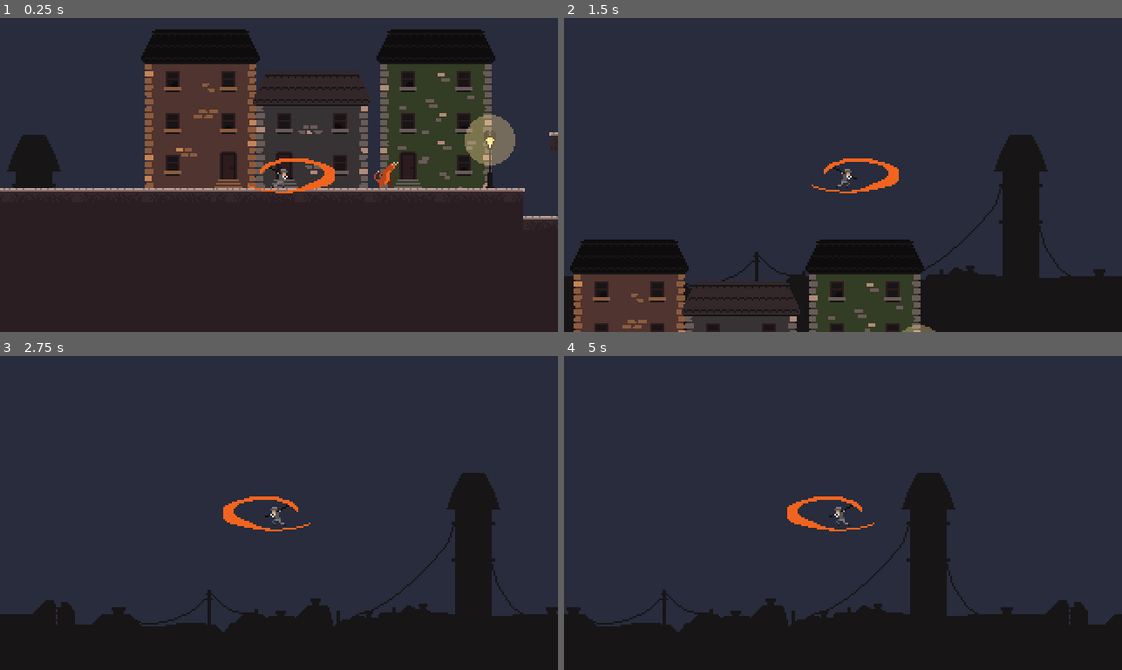
Above: before the commit, frames 1-4 (two rows, left to right).
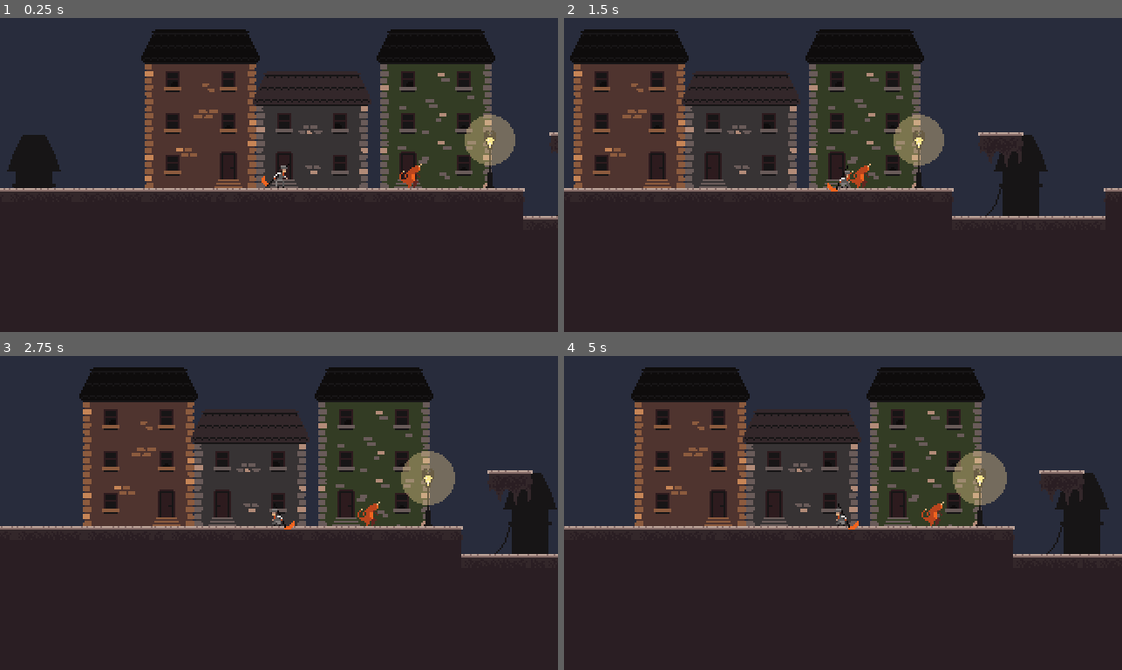
Above: after the commit, the same moments.

Repository: Gabrijel-Cobanov/Eestec_Starter_Project
Game: Godot game, scene res://Levels/RD/RD.tscn
Same seed, same stepped clock (60 frames per second), same inputs: the game is played once before the commit and once after it. This scene is started directly instead of the project's main scene.
Inputs:
- Up to frame 1 (0.25 s): no input
- Up to frame 2 (1.5 s): tap Enter (ui_accept) at 0.5 s; hold D (right) from 0.53 s (still down); tap Space (jump) at 0.6, 0.77, 1.07, 1.35 s
- Up to frame 3 (2.75 s): tap Space (jump) at 1.52, 1.82, 2.1 s; release D (right) at 2.03 s; hold A (left) from 2.03 s (still down)
- Up to frame 4 (5 s): release A (left) at 2.78 s; hold D (right) 2.78-4.28 s; tap Space (jump) at 2.85, 3.02, 3.32, 3.6, 3.77, 4.07, 4.35, 4.52, 4.82 s; hold A (left) from 4.28 s (still down)

The runs differ from the first frame. In frame 1, 0.8% of the frame differs, in the area x 44-76%, y 44-56%; in frame 2, 46%, in the area x 0-100%, y 3-100%; in frame 3, 45%; in frame 4, 43%.

Commit message:
Made crude idle, jump and run states for the player
- Made it all animated
- Still needs detail work, like variable jump height and jump buffering, as well as coyote time
- The attack states still need to be made

Diff:
--- a/Entities/Enemies/Imp/Imp.tscn
+++ b/Entities/Enemies/Imp/Imp.tscn
@@ -9,17 +9,48 @@
 [ext_resource type="Script" path="res://Entities/Enemies/MeleeEnemyStateMachine/States/MEAttackState.gd" id="7_ei0yl"]
 [ext_resource type="Script" path="res://Entities/Enemies/MeleeEnemyStateMachine/States/MEMoveState.gd" id="7_mw3k7"]
 
+[sub_resource type="CircleShape2D" id="CircleShape2D_36pfw"]
+radius = 8.0
+
+[sub_resource type="RectangleShape2D" id="RectangleShape2D_ep45r"]
+size = Vector2(10, 14)
+
 [sub_resource type="RectangleShape2D" id="RectangleShape2D_tl53j"]
 size = Vector2(8, 14)
 
 [sub_resource type="Animation" id="Animation_0iph8"]
 resource_name = "attack"
+length = 0.6
+tracks/0/type = "value"
+tracks/0/imported = false
+tracks/0/enabled = true
+tracks/0/path = NodePath("ImpSpritesheet:frame")
+tracks/0/interp = 1
+tracks/0/loop_wrap = true
+tracks/0/keys = {
+"times": PackedFloat32Array(0, 0.6),
+"transitions": PackedFloat32Array(1, 1),
+"update": 0,
+"values": [39, 45]
+}
 
 [sub_resource type="Animation" id="Animation_tbcn4"]
 resource_name = "death"
 
 [sub_resource type="Animation" id="Animation_dxx1v"]
 resource_name = "idle"
+tracks/0/type = "value"
+tracks/0/imported = false
+tracks/0/enabled = true
+tracks/0/path = NodePath("ImpSpritesheet:frame")
+tracks/0/interp = 1
+tracks/0/loop_wrap = true
+tracks/0/keys = {
+"times": PackedFloat32Array(0),
+"transitions": PackedFloat32Array(1),
+"update": 1,
+"values": [0]
+}
 
 [sub_resource type="Animation" id="Animation_qh31e"]
 resource_name = "move"
@@ -32,6 +63,12 @@
 "move": SubResource("Animation_qh31e")
 }
 
+[sub_resource type="RectangleShape2D" id="RectangleShape2D_2t28a"]
+size = Vector2(120, 16)
+
+[sub_resource type="RectangleShape2D" id="RectangleShape2D_eas0x"]
+size = Vector2(38, 14)
+
 [node name="Imp" type="CharacterBody2D" groups=["enemies"]]
 collision_layer = 2
 collision_mask = 12
@@ -39,9 +76,24 @@
 [node name="HealthComponent" type="Node2D" parent="."]
 script = ExtResource("1_enyld")
 
-[node name="AttackComponent" type="Node2D" parent="." node_paths=PackedStringArray("CB2D")]
+[node name="AttackComponent" type="Node2D" parent="." node_paths=PackedStringArray("CB2D", "contact", "side")]
 script = ExtResource("2_1oqk3")
 CB2D = NodePath("..")
+contact = NodePath("Contact")
+side = NodePath("Side")
+
+[node name="Side" type="Area2D" parent="AttackComponent"]
+
+[node name="CollisionShape2D" type="CollisionShape2D" parent="AttackComponent/Side"]
+position = Vector2(9, -2)
+shape = SubResource("CircleShape2D_36pfw")
+debug_color = Color(0.823529, 0.0588235, 0.270588, 0.419608)
+
+[node name="Contact" type="Area2D" parent="AttackComponent"]
+
+[node name="CollisionShape2D" type="CollisionShape2D" parent="AttackComponent/Contact"]
+shape = SubResource("RectangleShape2D_ep45r")
+debug_color = Color(0.796078, 0, 0.368627, 0.419608)
 
 [node name="CB2D collision" type="CollisionShape2D" parent="."]
 shape = SubResource("RectangleShape2D_tl53j")
@@ -53,6 +105,7 @@
 texture = ExtResource("1_bkuf1")
 hframes = 13
 vframes = 5
+frame = 39
 
 [node name="AnimationPlayer" type="AnimationPlayer" parent="Visuals"]
 libraries = {
@@ -63,12 +116,31 @@
 
 [node name="ControlAreas" type="Node2D" parent="."]
 
+[node name="PursueArea" type="Area2D" parent="ControlAreas"]
+
+[node name="CollisionShape2D" type="CollisionShape2D" parent="ControlAreas/PursueArea"]
+shape = SubResource("RectangleShape2D_2t28a")
+debug_color = Color(0.745098, 0.454902, 0.231373, 0.419608)
+
 [node name="AttackArea" type="Area2D" parent="ControlAreas"]
 
-[node name="PursueArea" type="Area2D" parent="ControlAreas"]
+[node name="CollisionShape2D" type="CollisionShape2D" parent="ControlAreas/AttackArea"]
+shape = SubResource("RectangleShape2D_eas0x")
+debug_color = Color(0.988235, 0.301961, 0.52549, 0.419608)
 
-[node name="MeeleeEnemySM" type="Node2D" parent="."]
+[node name="MeeleeEnemySM" type="Node2D" parent="." node_paths=PackedStringArray("pursue_area", "attack_area", "CB2D", "health_component", "kb_timer", "attack_timer", "idle", "move", "attack", "death")]
 script = ExtResource("4_sl2bf")
+pursue_area = NodePath("../ControlAreas/PursueArea")
+attack_area = NodePath("../ControlAreas/AttackArea")
+attack_anim_duration = 0.6
+CB2D = NodePath("..")
+health_component = NodePath("../HealthComponent")
+kb_timer = NodePath("../Timers/KBTimer")
+attack_timer = NodePath("../Timers/AttackTimer")
+idle = NodePath("MEIdleState")
+move = NodePath("MEMoveState")
+attack = NodePath("MEAttackState")
+death = NodePath("MEDeathState")
 
 [node name="MEIdleState" type="Node2D" parent="MeeleeEnemySM"]
 script = ExtResource("5_wugd6")
--- a/Entities/Enemies/MeleeEnemyStateMachine/MeeleeEnemySM.gd
+++ b/Entities/Enemies/MeleeEnemyStateMachine/MeeleeEnemySM.gd
@@ -2,17 +2,22 @@
 class_name MeeleeEnemySM
 
 @export var enemy_name: String = "Imp"
+@export var pursue_area: Area2D
+@export var attack_area: Area2D
+@export var attack_anim_duration: float
+@export var death_anim_duration: float
 
 # Nodes
-@onready var CB2D = $".."
-@onready var health_component: HealthComponent = $"../HealthComponent"
-@onready var kb_timer = $"../Timers/KBTimer"
+@export var CB2D: CharacterBody2D
+@export var health_component: HealthComponent
+@export var kb_timer: Timer
+@export var attack_timer: Timer
 
 # States
-@onready var idle = $MEIdleState
-@onready var move= $MEMoveState
-@onready var attack = $MEAttackState
-@onready var death = $MEDeathState
+@export var idle: MEIdleState
+@export var move: MEMoveState
+@export var attack: MEAttackState
+@export var death: MEDeathState
 
 var current_state: MeeleeEnemyBaseState
 
@@ -20,29 +25,37 @@
 var nf: float = 500 # normalization factor
 var GRAVITY: int = ProjectSettings.get_setting("physics/2d/default_gravity")
 @export var movement_speed: float = 7
+@export var lunge_force: float = 4
 
 # flags
 var is_active: bool = true
 var is_facing_right: bool = true
 var is_being_knocked_back: bool = false # this will be used to control the velocity
+var should_pursue_player: bool = false
+var should_attack_player: bool = false
+var can_attack: bool = true
 
 func _ready():
 	health_component.hurt.connect(on_hurt)
 	kb_timer.timeout.connect(on_kb_time_out)
+	attack_timer.timeout.connect(func(): can_attack = true)
+
+	pursue_area.body_entered.connect(func(body): should_pursue_player = true)
+	pursue_area.body_exited.connect(func(body): should_pursue_player = false)
+
+	attack_area.body_entered.connect(func(body): should_attack_player = true)
+	attack_area.body_exited.connect(func(body): should_attack_player = false)
 
 	current_state = idle
 
 func _process(delta):
+	flip()
 	current_state.update(self)
 
 func _physics_process(delta):
 	current_state.physics_update(delta, self)
 	if !CB2D.is_on_floor():
 		CB2D.velocity.y += GRAVITY
-
-	# perhaps change
-	if not is_being_knocked_back:
-		update_velocity(delta)
 
 	CB2D.move_and_slide()
 
@@ -52,10 +65,18 @@
 	new_state.enter(self)
 
 func flip():
-	pass
+	if CB2D.velocity.x < 0 and is_facing_right:
+		CB2D.scale *= -1
+		is_facing_right = !is_facing_right
+	elif CB2D.velocity.x > 0 and !is_facing_right:
+		CB2D.scale *= -1
+		is_facing_right = !is_facing_right
 
-func update_velocity(delta: float):
-	CB2D.velocity.x = -movement_speed * nf * delta
+func update_velocity_x(velocity_x: float, delta: float):
+	if is_being_knocked_back:
+		return
+
+	CB2D.velocity.x = velocity_x * nf * delta
 
 func reset_velocity_x():
 	CB2D.velocity.x = 0
--- a/Entities/Player/Player.tscn
+++ b/Entities/Player/Player.tscn
@@ -326,7 +326,7 @@
 texture = ExtResource("1_cmuam")
 hframes = 10
 vframes = 26
-frame = 143
+frame = 130
 
 [node name="AnimationPlayer" type="AnimationPlayer" parent="Visuals"]
 libraries = {
--- a/Entities/Player/State Machine/PlayerStateMachine.gd
+++ b/Entities/Player/State Machine/PlayerStateMachine.gd
@@ -8,6 +8,7 @@
 @onready var CB2D = $".."
 @onready var coyote_timer = $"../Timers/CoyoteTimer"
 @onready var jump_buffer = $"../Timers/JumpBuffer"
+@onready var animation_player = $"../Visuals/AnimationPlayer"
 
 
 # States
@@ -33,10 +34,10 @@
 
 # Flags
 var is_facing_right: bool = true
-var jump_pressed: bool = true
 var can_jump: bool = true
-var should_jump: bool = true
+var jump_buffer_has_time_left: bool = true
 var can_attack: bool = true
+var is_grounded: bool = true
 
 func _ready():
 	current_state = idle
@@ -44,18 +45,11 @@
 func _process(delta):
 	input_direction = Input.get_vector("left", "right", "up", "down").normalized()
 
-	if CB2D.is_on_floor():
-		coyote_timer.wait_time = coyote_time
-		jump_buffer.wait_time = jump_buffer_time
-	elif !CB2D.is_on_floor() and coyote_timer.time_left == 0.2:
-		print_debug("Starting timer")
-		coyote_timer.start()
-
-	if Input.is_action_just_pressed("jump"):
+	if Input.is_action_just_pressed("jump") and !is_grounded:
 		jump_buffer.start()
 
 	can_jump = coyote_timer.time_left >= 0
-	should_jump = jump_buffer.time_left >= 0
+	jump_buffer_has_time_left = jump_buffer.time_left >= 0
 
 
 	flip()
@@ -65,11 +59,10 @@
 	current_state.physics_update(delta, self)
 	if !CB2D.is_on_floor():
 		CB2D.velocity.y += GRAVITY * delta # important detail!!!!
+		is_grounded = false
+	else:
+		is_grounded = true
 
-	if Input.is_action_just_pressed("jump") and can_jump and should_jump:
-		CB2D.velocity.y =  jump_force * nf/44
-
-	CB2D.velocity.x = input_direction.x * movement_speed * nf * delta
 	CB2D.move_and_slide()
 
 
@@ -88,3 +81,9 @@
 	elif !is_facing_right and input_direction.x > 0:
 		CB2D.scale.x *= -1
 		is_facing_right = !is_facing_right
+
+func jump():
+	CB2D.velocity.y =  jump_force * nf/44
+
+func move_horizontally(delta: float):
+	CB2D.velocity.x = input_direction.x * movement_speed * nf * delta
--- a/Entities/Player/State Machine/States/PlayerIdle.gd
+++ b/Entities/Player/State Machine/States/PlayerIdle.gd
@@ -2,13 +2,22 @@
 class_name PlayerIdle
 
 func enter(ctx: PlayerStateMachine):
-	pass
+	ctx.CB2D.velocity.x = 0
+	ctx.animation_player.play("idle")
 
 func update(ctx: PlayerStateMachine):
-	pass
+	check_transitions(ctx)
 
-func physics_update(_delta:float, ctx: PlayerStateMachine):
+func physics_update(delta:float, ctx: PlayerStateMachine):
 	pass
 
 func exit(ctx: PlayerStateMachine):
 	pass
+
+func check_transitions(ctx: PlayerStateMachine):
+	if Input.is_action_just_pressed("jump"):
+		ctx.switch_state(ctx.jump_start)
+	elif ctx.input_direction.x != 0:
+		ctx.switch_state(ctx.run)
+	elif !ctx.is_grounded:
+		ctx.switch_state(ctx.jump_middle)
--- a/Entities/Player/State Machine/States/PlayerJumpEnd.gd
+++ b/Entities/Player/State Machine/States/PlayerJumpEnd.gd
@@ -1,14 +1,31 @@
 extends PlayerBaseState
 class_name PlayerJumpEnd
 
+var anim_duration: float
+var anim_length: float = 0.3
+
 func enter(ctx: PlayerStateMachine):
-	pass
+	anim_duration = anim_length
+	ctx.animation_player.play("jump_end")
 
 func update(ctx: PlayerStateMachine):
 	pass
 
-func physics_update(_delta:float, ctx: PlayerStateMachine):
-	pass
+func physics_update(delta:float, ctx: PlayerStateMachine):
+	ctx.move_horizontally(delta)
+	anim_duration -= delta
+	if anim_duration <= 0:
+		check_transitions(ctx)
 
 func exit(ctx: PlayerStateMachine):
 	pass
+
+func check_transitions(ctx: PlayerStateMachine):
+	if Input.is_action_just_pressed("jump"):
+		ctx.switch_state(ctx.jump_start)
+	elif ctx.input_direction.x != 0:
+		ctx.switch_state(ctx.run)
+	elif !ctx.is_grounded:
+		ctx.switch_state(ctx.jump_middle)
+	else:
+		ctx.switch_state(ctx.idle)
--- a/Entities/Player/State Machine/States/PlayerJumpMiddle.gd
+++ b/Entities/Player/State Machine/States/PlayerJumpMiddle.gd
@@ -2,13 +2,18 @@
 class_name PlayerJumpMiddle
 
 func enter(ctx: PlayerStateMachine):
-	pass
+	ctx.animation_player.play("jump_middle")
 
 func update(ctx: PlayerStateMachine):
-	pass
+	check_transitions(ctx)
 
-func physics_update(_delta:float, ctx: PlayerStateMachine):
-	pass
+func physics_update(delta:float, ctx: PlayerStateMachine):
+	ctx.move_horizontally(delta)
 
 func exit(ctx: PlayerStateMachine):
 	pass
+
+
+func check_transitions(ctx: PlayerStateMachine):
+	if ctx.is_grounded:
+		ctx.switch_state(ctx.jump_end)
--- a/Entities/Player/State Machine/States/PlayerJumpStart.gd
+++ b/Entities/Player/State Machine/States/PlayerJumpStart.gd
@@ -1,14 +1,29 @@
 extends PlayerBaseState
 class_name PlayerJumpStart
 
+var anim_duration: float
+var anim_length: float = 0.25
+
 func enter(ctx: PlayerStateMachine):
-	pass
+	ctx.animation_player.play("jump_start")
+	anim_duration = anim_length
+	#anim_duration = ctx.animation_player.get_animation("jump_start").length
+	ctx.jump()
 
 func update(ctx: PlayerStateMachine):
 	pass
 
-func physics_update(_delta:float, ctx: PlayerStateMachine):
-	pass
+func physics_update(delta:float, ctx: PlayerStateMachine):
+	ctx.move_horizontally(delta)
+	anim_duration -= delta
+	if anim_duration <= 0:
+		check_transitions(ctx)
 
 func exit(ctx: PlayerStateMachine):
 	pass
+
+func check_transitions(ctx: PlayerStateMachine):
+	if !ctx.is_grounded:
+		ctx.switch_state(ctx.jump_middle)
+	elif ctx.is_grounded:
+		ctx.switch_state(ctx.jump_end)
--- a/Entities/Player/State Machine/States/PlayerRun.gd
+++ b/Entities/Player/State Machine/States/PlayerRun.gd
@@ -2,13 +2,19 @@
 class_name PlayerRun
 
 func enter(ctx: PlayerStateMachine):
-	pass
+	ctx.animation_player.play("run")
 
 func update(ctx: PlayerStateMachine):
-	pass
+	check_transitions(ctx)
 
-func physics_update(_delta:float, ctx: PlayerStateMachine):
-	pass
+func physics_update(delta:float, ctx: PlayerStateMachine):
+	ctx.move_horizontally(delta)
 
 func exit(ctx: PlayerStateMachine):
 	pass
+
+func check_transitions(ctx: PlayerStateMachine):
+	if ctx.input_direction.x == 0:
+		ctx.switch_state(ctx.idle)
+	elif Input.is_action_just_pressed("jump"):
+		ctx.switch_state(ctx.jump_start)
Not shown: 1 places in Entities/Enemies/Imp/Imp.tscn that only renumber resources
Not shown, added: Levels/RD/RD.18A8.tmp
